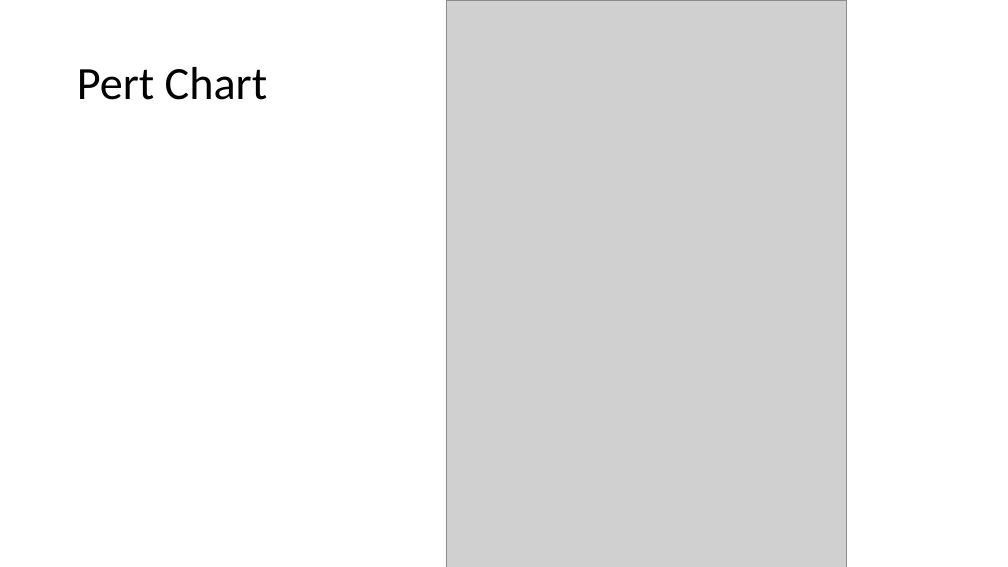
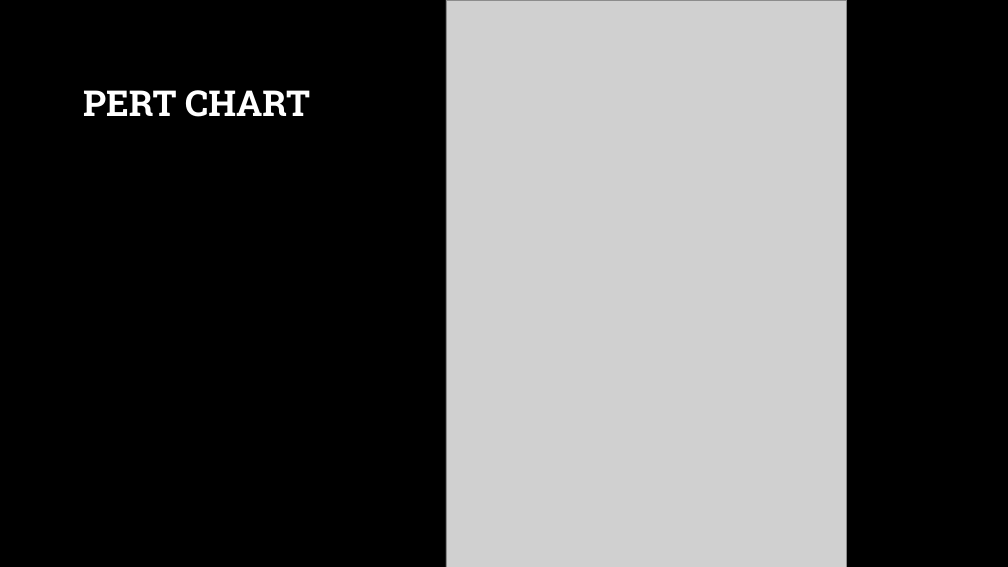
Before and after one commit to Dibya-Bharat/Major_project, a slide deck: slide 8 of Report/Tourism Recommendation Application.pptx. Drawn at 1008x567 pixels with LibreOffice and Linux fonts; fonts in the diff are those of the drawing; grey boxes stand for pictures; background and template pictures are left out. Boxes give left, top, right and bottom in pixels: in the first picture for what was removed or moved away, otherwise in the second. Text is boxed around its words. In the diff, an @@ line names an element or a change of style, - is before the commit and + after.

```diff
--- a/Report/Tourism Recommendation Application.pptx
+++ b/Report/Tourism Recommendation Application.pptx
@@ background #FFFFFF to picture (left out) @@
@@ title at box(83, 90, 310, 117): text changed; size 44 to 34 pt; font Calibri to Roboto Slab; text colour #000000 to #FFFFFF; bold on @@
-Pert Chart
+PERT CHART
```
Also in this commit, not shown: 13 other slides changed, 1 slide added.
